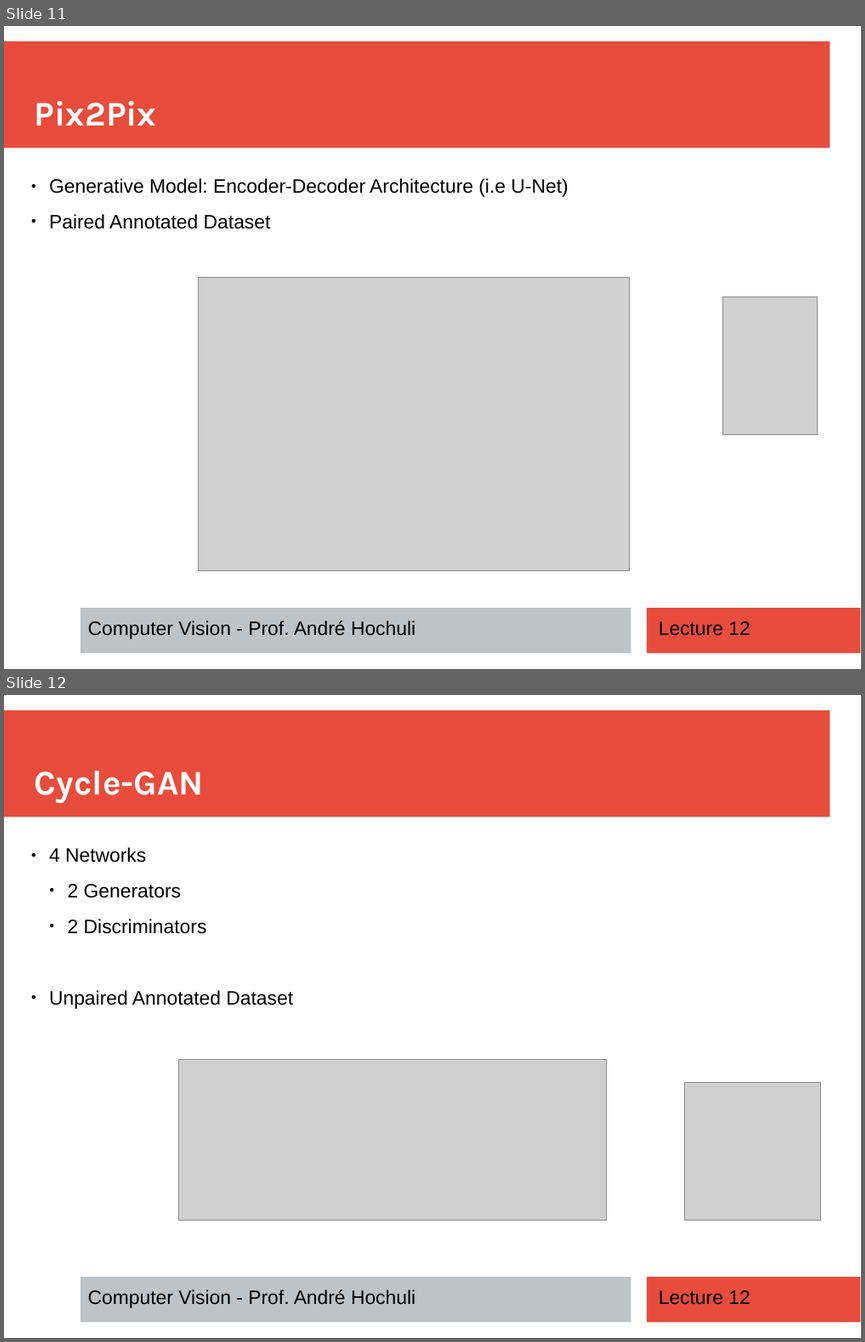
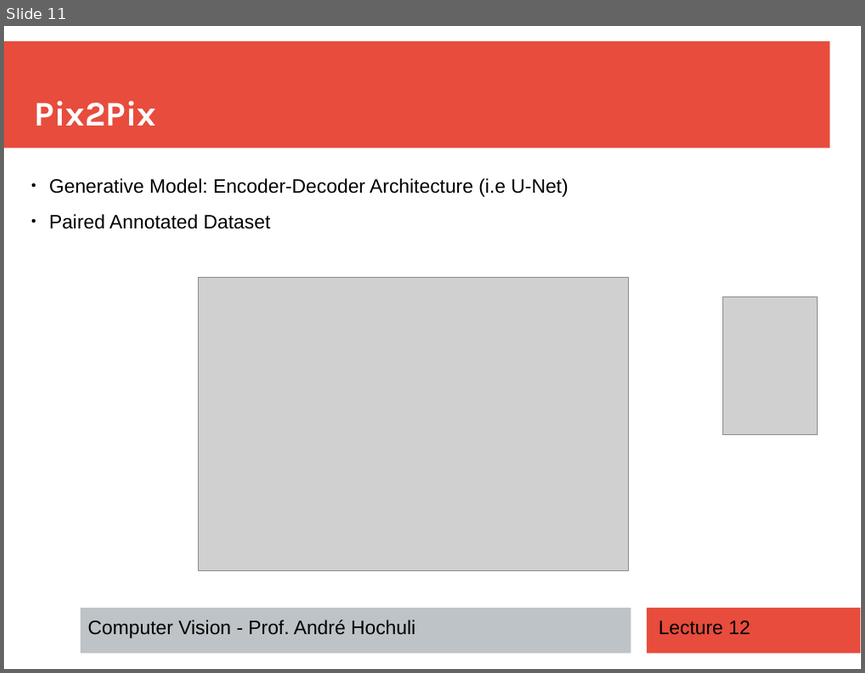
Before and after one commit to andrehochuli/teaching, a slide deck: ComputerVision/Lecture 12 - Generative Adversarial Network (GAN)/Lecture 12 - Generative Adversarial Training.pptx. Shown one above the other, each under a label of ours: slides 11 and 12 before the commit, slide 11 after it. The pictures are 865x1342 and 865x673 pixels, drawn with LibreOffice and Linux fonts; fonts in the diff are those of the drawing; grey boxes stand for pictures. Boxes give left, top, right and bottom in pixels: in the first picture for what was removed or moved away, otherwise in the second. Text is boxed around its words. In the diff, an @@ line names an element or a change of style, - is before the commit and + after.

```diff
--- a/ComputerVision/Lecture 12 - Generative Adversarial Network (GAN)/Lecture 12 - Generative Adversarial Training.pptx
+++ b/ComputerVision/Lecture 12 - Generative Adversarial Network (GAN)/Lecture 12 - Generative Adversarial Training.pptx
@@ slide 12 removed at [4, 695, 861, 1338], background #FFFFFF; not listed: 3 template elements that a slide beside it also shows @@
@@ text removed at [35, 771, 204, 803] @@
-Cycle-GAN
@@ text removed at [49, 847, 293, 1009] @@
-● 4 Networks
-  ● 2 Generators
-  ● 2 Discriminators
-● Unpaired Annotated Dataset
@@ picture removed at [179, 1060, 607, 1219] @@
@@ picture removed at [684, 1083, 820, 1219] @@
@@ text removed at [88, 1289, 415, 1308] @@
-Computer Vision - Prof. André Hochuli
@@ text removed at [658, 1290, 749, 1304] @@
-Lecture 12
```
Also in this commit, not shown: 4 slides changed, 2 slides added, 1 other file.
